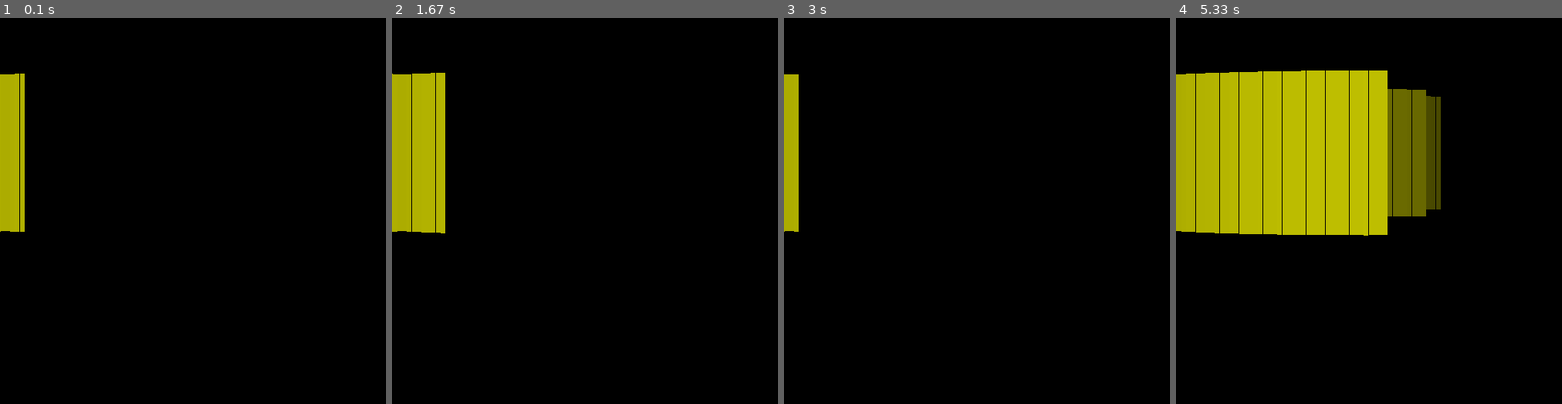
Above: before the commit, frames 1-4 (left to right).
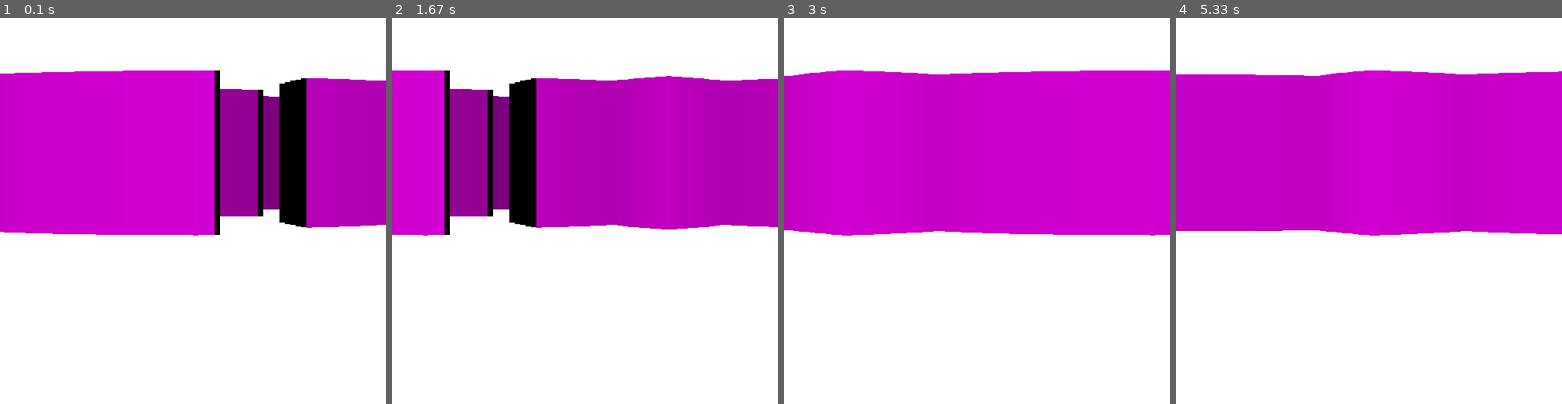
Above: after the commit, the same moments.

Repository: CarterNotSteve/Raycaster-Pygame
Game: pygame game, started from main (1).py
The game is run twice, just before and just after one commit, with the same random seed, the same clock (stepped at 60 frames per second) and the same inputs.
Inputs (mouse positions are in pixels of both pictures, inside the frame that each line leads up to):
- Up to frame 1 (0.1 s): no input
- Up to frame 2 (1.67 s): hold Right 0.33-0.8 s; move the mouse to (569, 226) at 0.37 s; hold Right 0.83-1.3 s; move the mouse to (492, 214) at 0.87 s; hold Left from 1.33 s (still down); move the mouse to (642, 75) at 1.37 s
- Up to frame 3 (3 s): release Left at 1.87 s; hold Left 1.9-2.3 s; move the mouse to (984, 79) at 1.93 s; hold Right 2.33-2.97 s; move the mouse to (980, 253) at 2.37 s
- Up to frame 4 (5.33 s): hold Left 3-3.47 s; move the mouse to (1469, 272) at 3.03 s; hold Right 3.5-3.97 s; move the mouse to (1469, 176) at 3.53 s; hold Right 4-4.47 s; move the mouse to (1507, 180) at 4.03 s; hold Left 4.5-5.03 s; move the mouse to (1504, 288) at 4.53 s; hold Left from 5.07 s (still down); move the mouse to (1384, 195) at 5.1 s

The runs differ from the first frame. In frame 1, 96% of the frame differs, in the area x 0-100%, y 0-100%; in frame 2, 96%; in frame 3, 100%; in frame 4, 100%.

Commit message:
Update main (1).py

Diff:
--- a/main (1).py
+++ b/main (1).py
@@ -1,17 +1,17 @@
+from ast import Try
 import pygame
 import math
 from PIL import Image
 import asyncio
 
-position = (250,250)
+pos = (250,250)
 image = Image.open('pixil-frame-0.png')
 image = image.load()
 
 async def frame(time):
 	await asyncio.sleep(time)
 
-def raycast(angle):
-	global position
+def raycast(angle, position):
 	distance = 0
 	poll_pos = position
 	right = round(math.cos(angle*deg), 4)
@@ -34,12 +34,16 @@
 player_angle = 0
 
 while 1:
-	facingx = math.cos(player_angle)
-	facingy = math.sin(player_angle)
+	facingx = round(math.sin(player_angle*deg), 4)
+	facingy = round(math.cos(player_angle*deg), 4)
 
 	k = pygame.key.get_pressed()
 
-	pygame.draw.rect(surface, (0, 0, 0), [0,0,surface.get_height(), surface.get_width()])
+	for event in pygame.event.get():
+		if event.type == pygame.MOUSEMOTION:
+			player_angle += event.rel[0]
+
+	pygame.draw.rect(surface, (255, 255, 255), [0,0,surface.get_height(), surface.get_width()])
 
 	if k[pygame.K_LEFT]:
 		player_angle -= 1
@@ -47,8 +51,11 @@
 	elif k[pygame.K_RIGHT]:
 		player_angle += 1
 
-	if k[pygame.K_UP]:
-		position += (0, 5)
+	if k[pygame.K_w]:
+		pos = (pos[0]+facingy/2, pos[1]+facingx/2)
+
+	elif k[pygame.K_s]:
+		pos = (pos[0]-facingy/2, pos[1]-facingx/2)
 
 	if player_angle == -1:
 		player_angle = 359
@@ -56,37 +63,40 @@
 	if player_angle == 360:
 		player_angle = 0
 
+	size = 1
+
 	for i in range(-45+player_angle, 45+player_angle):
 		# add 250 to x coordinate to draw in the middle at 0
 		# width should be 90/screen width, 90 deg fov, half of view is 45
 		# height should be 250 * distance
-		wt = 560/90
+		wt = 630/90
 		try:
-			lri = raycast(i-1)
+			lri = raycast(i-1, pos)
 		except:
 			lri = 0
 
 		try:
-			nri = raycast(i+1)
+			nri = raycast(i+1, pos)
 		except:
 			nri = 0
 
 		try:
-			ri = raycast(i)
+			ri = raycast(i, pos)
 		except:
 			ri = 0
 
 		if ri != 0:
-			pcolor = (abs(255-ri*1.75), abs(255-ri*1.75), 0)
+			pcolor = (abs(255-ri*1.25), 0, abs(255-ri*1.25))
 
 		else:
+			pcolor = (255,255,255)
+
+
+		corner_threshold = 2
+
+		if ri < nri-corner_threshold or ri < lri-corner_threshold:
 			pcolor = (0, 0, 0)
 
-
-		corner_threshold = 5
-
-		#if ri < nri-corner_threshold or ri < lri-corner_threshold:
-			#pcolor = (0, 0, 0)
 
 		pygame.draw.rect(surface,
 						pygame.Color(pcolor),
@@ -94,31 +104,14 @@
 							250 + (wt*(i-player_angle)),
 							50 + (0.5*ri), #change this
 							wt,
-							250 - ri, #change this to be dynamic
+							(250 - ri)*size, #change this to be dynamic
 						))
 
 		pygame.event.pump()
-		pygame.display.update()
 
-	asyncio.run(frame(1/30))
+	pygame.display.update()
 
-	"""for i in range(-45+player_angle, 0+player_angle):
-		# add 250 to x coordinate to draw in the middle at 0
-		# width should be 90/screen width, 90 deg fov, half of view is 45
-		# height should be 250 * distance
-		wt = 500/90
-		ri = raycast(i)
-		pygame.draw.rect(surface,
-						pygame.Color(255,0,0),
-						pygame.Rect(
-							250 + (wt*(i-player_angle)),
-							50 + (0.5*ri), #change this
-							wt,
-							250 - ri, #change this to be dynamic
-						))
-
-		pygame.event.pump()
-		pygame.display.update()"""
+	asyncio.run(frame(1/120))
 
 
 
